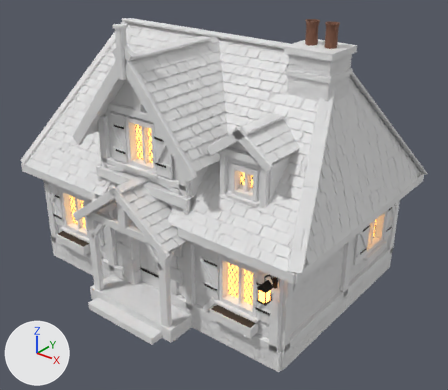
The FBX model GameClient/ArtSource/Silverbrook/Cottage1/SilverbrookCottage1.fbx: old version first, new version second.
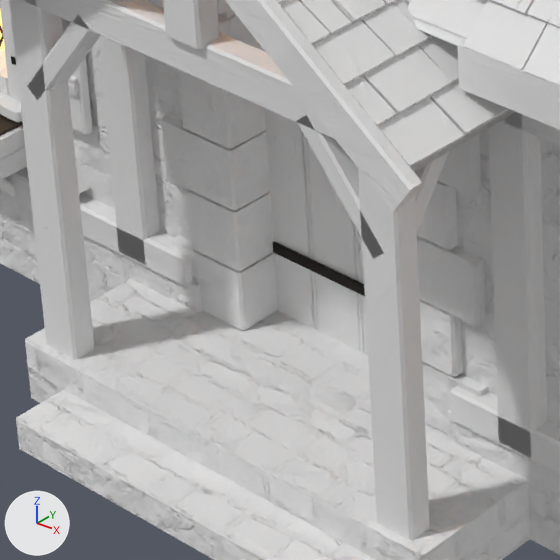
The first picture shows the older version from a 50 mm camera at (8.15, -9.7, 8.0) aimed at (0.51, -0.15, 2.09). The close-ups show the older and then the newer version on the part from 19% to 44% of the width and 56% to 85% of the height of that picture. Only the edits that show in the close-ups are written down. The axes (+X, +Y, +Z) are drawn at lower left. The lights are the same throughout. Vertices at exactly the same position are counted once.

The first close-up shows 'SM_SBCottage1_Details', 'SM_SBCottage1_Masonry', 'SM_SBCottage1_Roof', 'SM_SBCottage1_Timber'.
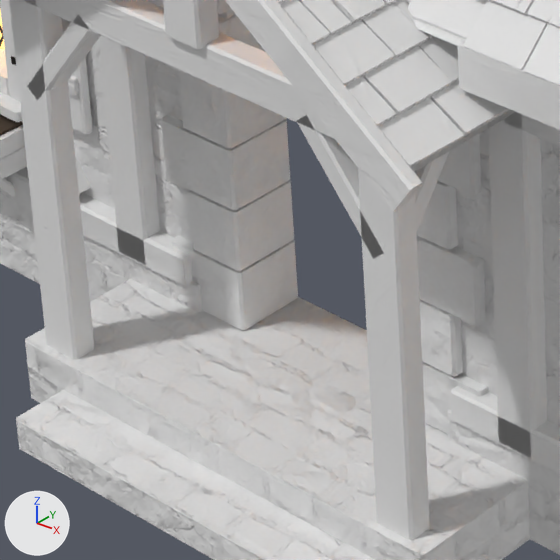
Boxes [x1, y1, x2, y2] around the edits, measured in the close-ups (560 x 560 px):
```json
{"object": "SM_SBCottage1_Details", "change": "reshaped", "before": [0, 11, 368, 355], "after": [0, 11, 93, 136]}
{"part": 1, "of": "me_sm_sbcottage1_details", "change": "deleted", "before": [260, 45, 368, 355]}
```

Scene script edits in JSON lines:
```json
{"block": "me_sm_sbcottage1_details", "where": "# used by ob_sm_sbcottage1_details; location = (0.0, 0.0, 0.0)"}
{"op": "remove", "block": "me_sm_sbcottage1_details", "code": "me_sm_sbcottage1_details.from_pydata(...)  # 5956 vertices, 3819 faces; spans x -3.4..3.4, y -2.51..2.71, z 0.3..5.99"}
{"op": "add", "block": "me_sm_sbcottage1_details", "code": "me_sm_sbcottage1_details.from_pydata(...)  # 5790 vertices, 3708 faces; spans x -3.4..3.4, y -2.51..2.71, z 0.85..5.99"}
{"block": "me_sm_sbcottage1_details", "change": "me_sm_sbcottage1_details part 1: 14 loose pieces with 166 vertices, spanning x -0.5..0.5, y -1.87..-1.76, z 0.3..2.4, are deleted"}
{"op": "remove", "block": "me_sm_sbcottage1_details", "code": "me_sm_sbcottage1_details.materials.append(mat_sb_doorboards)"}
```
